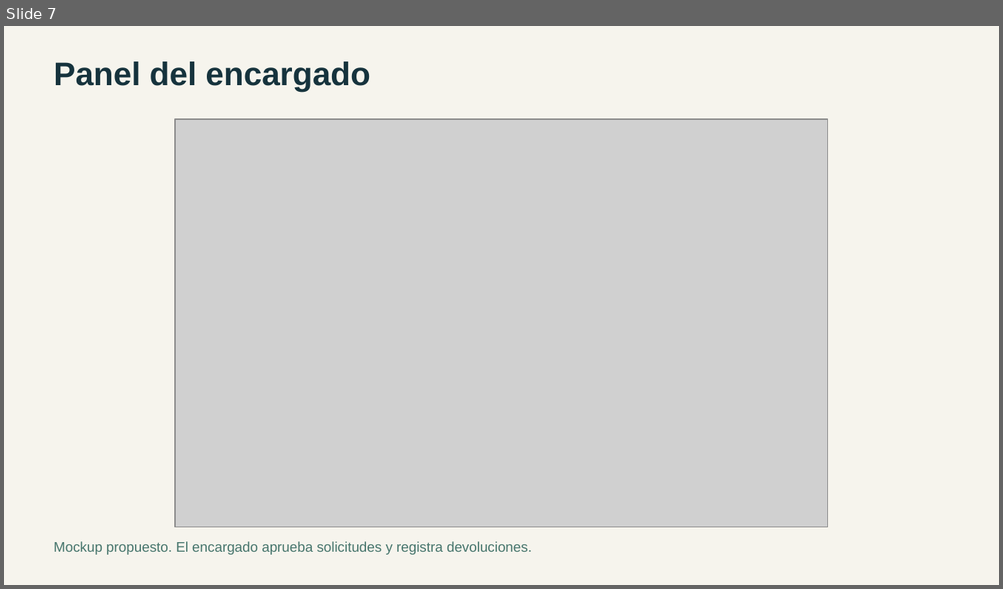
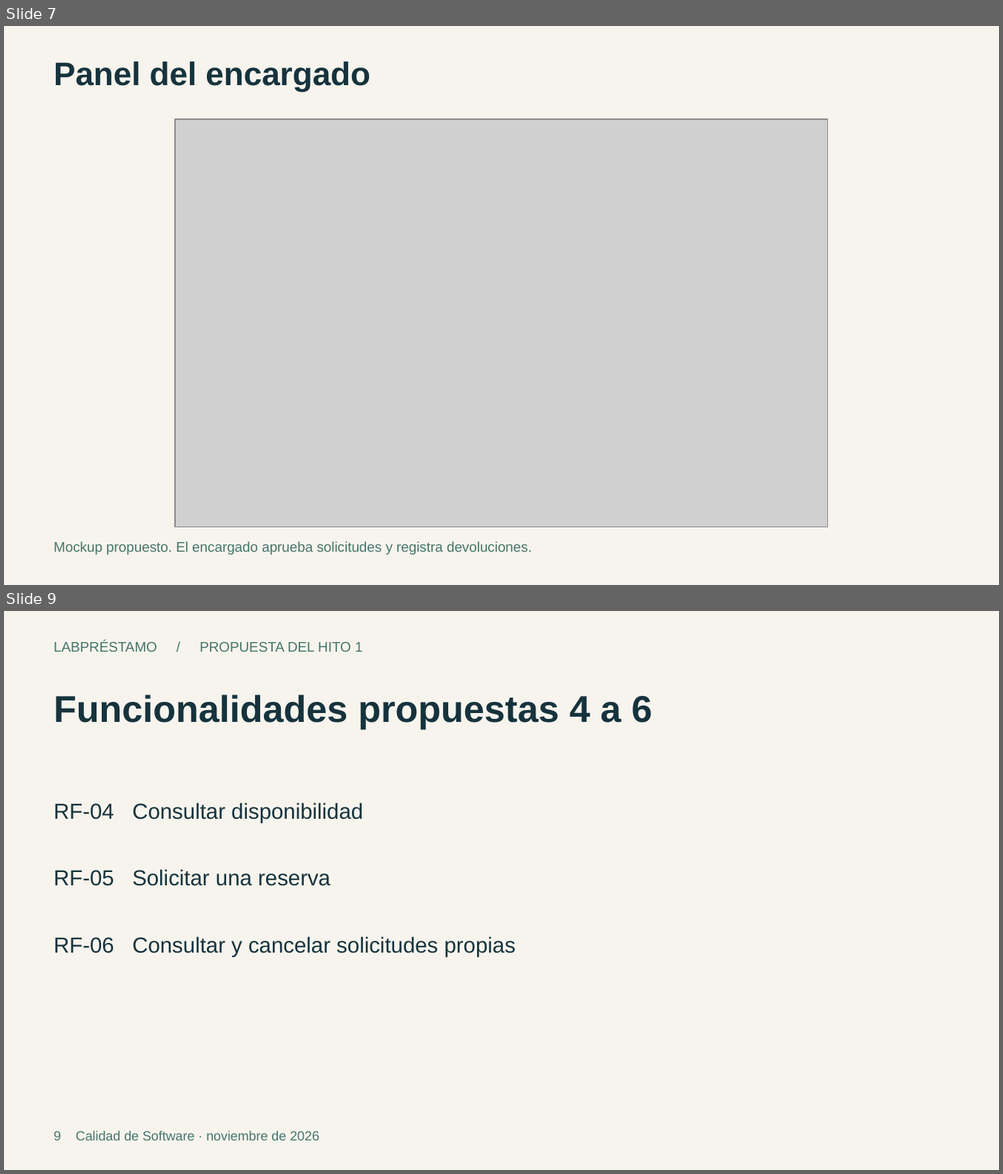
Before and after one commit to Piero-design/LabPrestamo, a slide deck: documentos/LabPrestamo_Hito_1.pptx. Shown one above the other, each under a label of ours: slide 7 before the commit, slides 7 and 9 after it; the slides between them are not shown. The pictures are 1003x589 and 1003x1174 pixels, drawn with LibreOffice and Linux fonts; fonts in the diff are those of the drawing; grey boxes stand for pictures. Boxes give left, top, right and bottom in pixels: in the first picture for what was removed or moved away, otherwise in the second. Text is boxed around its words. In the diff, an @@ line names an element or a change of style, - is before the commit and + after.

Commit message:
Reincorporar funcionalidades y requisitos conservando mockups

```diff
--- a/documentos/LabPrestamo_Hito_1.pptx
+++ b/documentos/LabPrestamo_Hito_1.pptx
@@ slide 9 added at (4,611,999,1170), background #F6F4ED @@
@@ text added at (54,642,363,652), 13.5 pt, text #46756C @@
+LABPRÉSTAMO / PROPUESTA DEL HITO 1
@@ text added at (54,695,652,729), 36 pt, text #16333D, bold @@
+Funcionalidades propuestas 4 a 6
@@ text added at (54,803,363,823), 21 pt, text #16333D @@
+RF-04 Consultar disponibilidad
@@ text added at (54,869,330,886), 21 pt, text #16333D @@
+RF-05 Solicitar una reserva
@@ text added at (54,937,515,957), 21 pt, text #16333D @@
+RF-06 Consultar y cancelar solicitudes propias
@@ text added at (54,1131,319,1141), 12.8 pt, text #46756C @@
+9 Calidad de Software · noviembre de 2026
```
Also in this commit, not shown: 3 slides changed, 5 other slides added.
